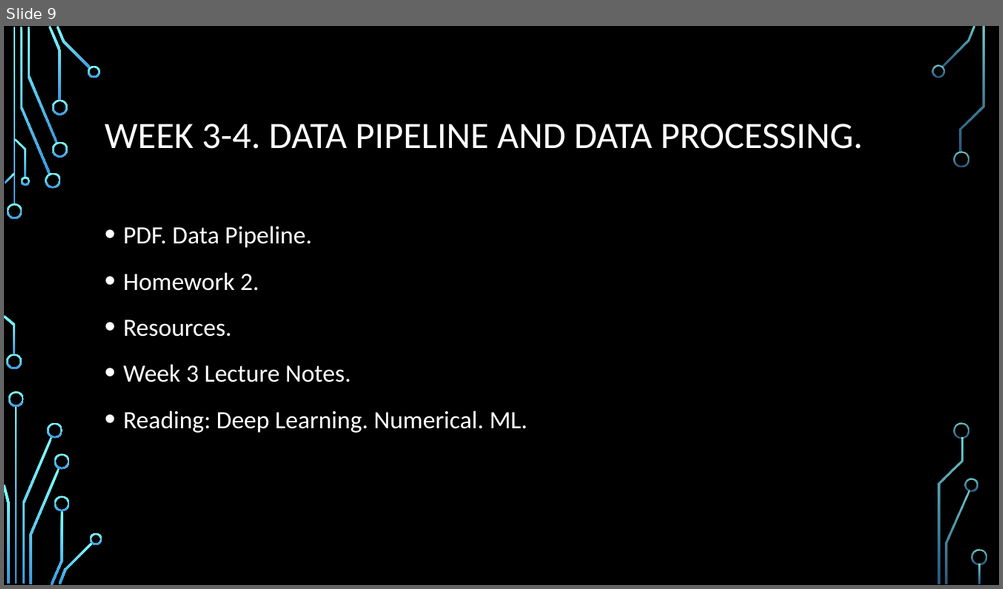
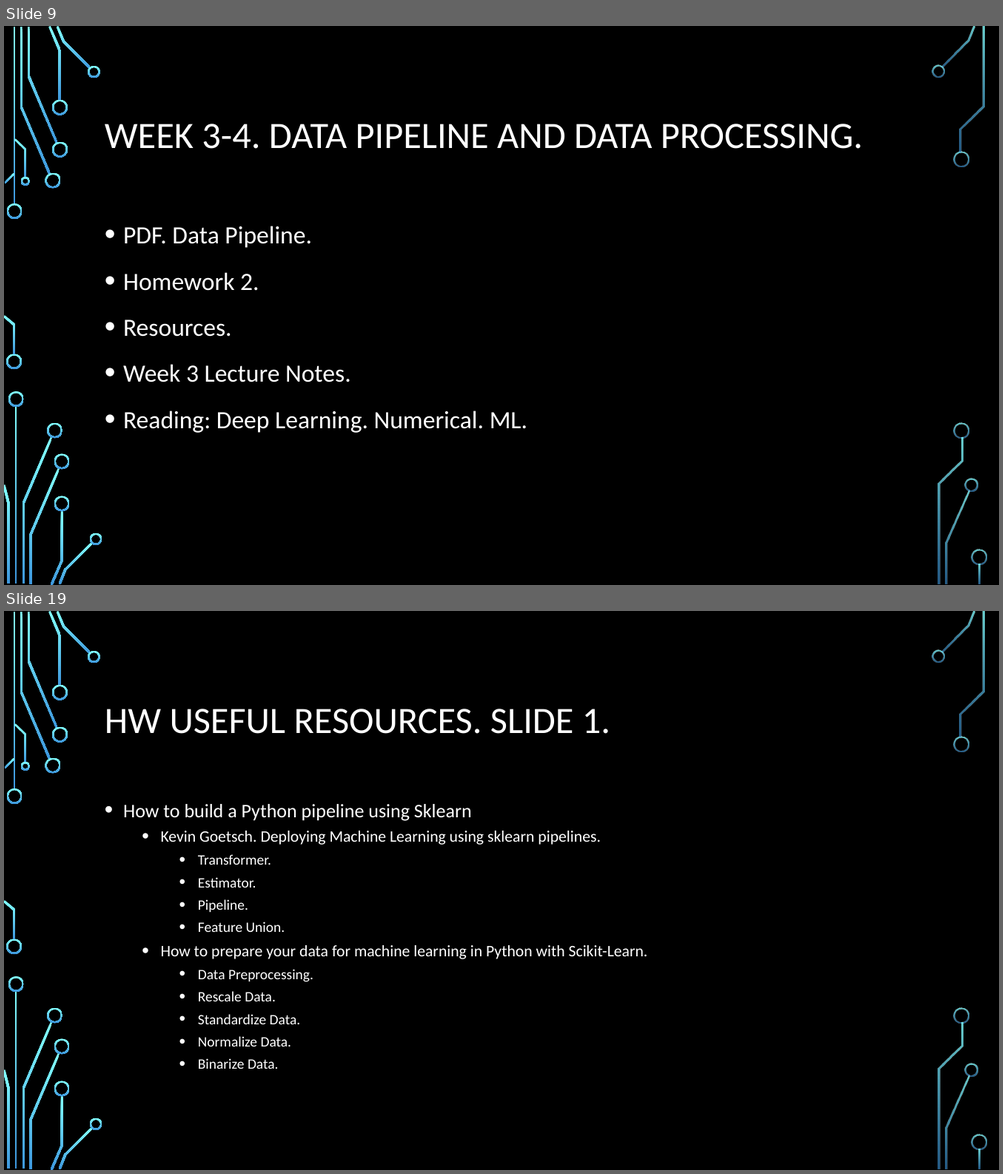
Before and after one commit to mgroysman/Data-622.-Fall-2019., a slide deck: Data 622.pptx. Shown one above the other, each under a label of ours: slide 9 before the commit, slides 9 and 19 after it; the slides between them are not shown. The pictures are 1003x589 and 1003x1174 pixels, drawn with LibreOffice and Linux fonts; fonts in the diff are those of the drawing; background and template pictures are left out. Boxes give left, top, right and bottom in pixels: in the first picture for what was removed or moved away, otherwise in the second. Text is boxed around its words. In the diff, an @@ line names an element or a change of style, - is before the commit and + after.

```diff
--- a/Data 622.pptx
+++ b/Data 622.pptx
@@ slide 19 added at <box>4,611,999,1170</box>, background picture (left out); not listed: 36 template elements that a slide beside it also shows @@
@@ title added at <box>105,709,610,734</box>, 36 pt, text #FFFFFF @@
+HW USEFUL RESOURCES. SLIDE 1.
@@ text added at <box>123,804,648,1069</box>, 15.5 pt, text #FFFFFF @@
+• How to build a Python pipeline using Sklearn
+  • Kevin Goetsch. Deploying Machine Learning using sklearn pipelines.
+    • Transformer.
+    • Estimator.
+    • Pipeline.
+    • Feature Union.
+  • How to prepare your data for machine learning in Python with Scikit-Learn.
+    • Data Preprocessing.
+    • Rescale Data.
+    • Standardize Data.
+    • Normalize Data.
+    • Binarize Data.
```
Also in this commit, not shown: 3 slides changed, 28 other slides added, 1 slide removed.
